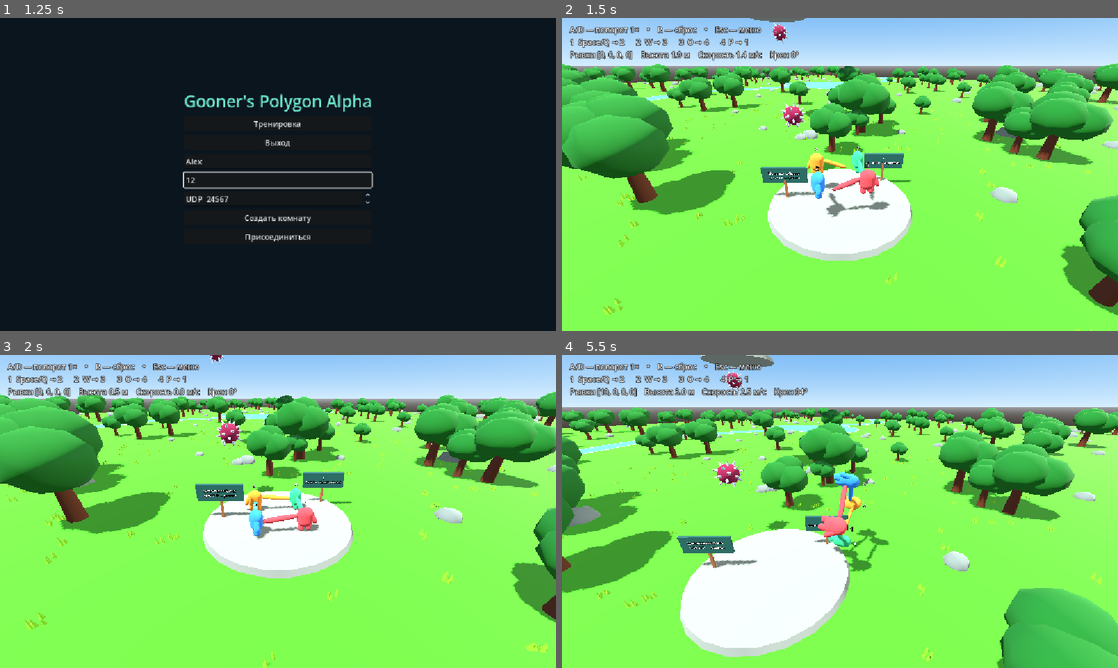
Above: before the commit, frames 1-4 (two rows, left to right).
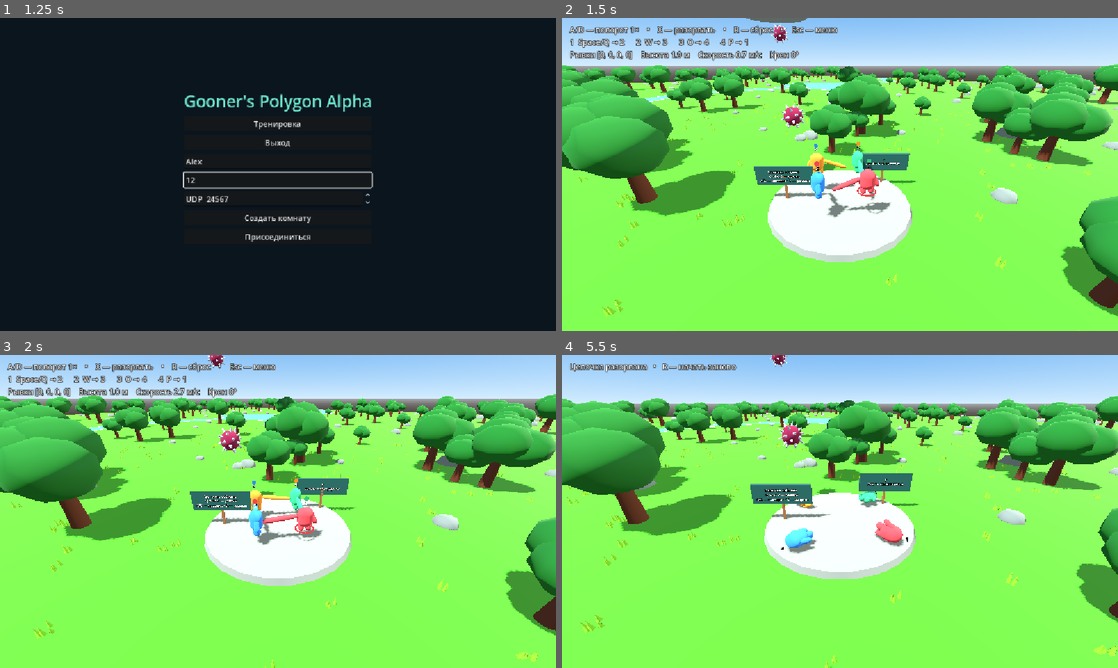
Above: after the commit, the same moments.

Repository: 1Lamotrigine/goll-shtur
Game: Godot game, scene res://ui/main_menu.tscn
Two runs of this game, one before a commit and one after it. Both use one fixed random seed, a clock stepped at 60 frames per second and the inputs below.
Inputs (mouse positions are in pixels of both pictures, inside the frame that each line leads up to):
- Up to frame 1 (1.25 s): click (278, 161) at 0.52 s; type "Alex" at 0.6 s; click (278, 180) at 0.75 s; type "12" at 0.83 s
- Up to frame 2 (1.5 s): click "Тренировка" at 1.25 s
- Up to frame 3 (2 s): no input
- Up to frame 4 (5.5 s): tap Enter at 2 s; move the mouse to (962, 495) at 2.02 s; hold D 2.03-2.78 s; tap X at 2.1, 4.55 s; click (962, 495) at 2.17 s; tap Space at 2.27, 2.57, 3.02, 3.32, 3.8, 4.35, 4.52, 4.82, 5.27 s; tap E at 2.3, 2.85, 5.3 s; move the mouse to (728, 527) at 2.77 s; hold S 2.78-3.53 s; tap J at 3.05, 3.6 s; move the mouse to (895, 442) at 3.52 s; hold D 3.53-5.03 s; move the mouse to (812, 574) at 4.27 s; click (812, 574) at 4.42 s; move the mouse to (1006, 558) at 5.02 s; hold A from 5.03 s (still down); tap Q (pull_0) at 5.1 s

Frame 1 is identical in both runs. In frame 2, 5.6% of the frame differs, in the area x 0-100%, y 0-100%; in frame 3, 19%; in frame 4, 50%.

Commit message:
X E

Diff:
--- a/levels/network_arena.gd
+++ b/levels/network_arena.gd
@@ -6,6 +6,12 @@
 @export_range(1.0, 10.0, 0.1) var link_distance := 4.5
 var votes := []
 var joined := false
+var prompts: Array[Label3D] = []
+var conflicts: Array[Label3D] = []
+var warn_until := PackedInt64Array()
+var target_positions := PackedVector3Array()
+var target_pose := Transform3D.IDENTITY
+var received := false
 var local_slot: int
 var tick := 0
 @onready var body := $Polygon
@@ -36,6 +42,21 @@
 		mat.albedo_color = body.COLORS[body.color_slots[i]]
 		avatar.paint(mat)
 		avatar.get_node("Number").text = str(i + 1)
+		body.CUES.lifter(avatar, body.COLORS[body.color_slots[posmod(i-1,members.size())]])
+		if i == local_slot:
+			body.CUES.ring(avatar, Vector3.DOWN * 0.46, mat.albedo_color)
+		var prompt := Label3D.new()
+		prompt.billboard = BaseMaterial3D.BILLBOARD_ENABLED
+		walker.add_child(prompt)
+		prompt.position.y = 1.65
+		prompts.append(prompt)
+		warn_until.append(0)
+		var indicator := Label3D.new()
+		indicator.billboard = BaseMaterial3D.BILLBOARD_ENABLED
+		indicator.modulate = mat.albedo_color
+		body.add_child(indicator)
+		indicator.position = body.slots[i] + Vector3.UP * 2
+		conflicts.append(indicator)
 		walkers.append(walker)
 
 func _physics_process(delta: float) -> void:
@@ -50,7 +71,7 @@
 				var move: Vector2 = directions[i].rotated(-atan2(7,9)) * 5
 				walker.velocity.x = move.x
 				walker.velocity.z = move.y
-				walker.velocity.y -= 9.8 * delta
+				walker.velocity.y -= walker.get_gravity().length() * delta
 				walker.move_and_slide()
 				walker.get_node("Player").speed = walker.get_real_velocity()
 				walker.get_node("Player").grounded = walker.is_on_floor()
@@ -65,6 +86,11 @@
 			if turn_balance != 0:
 				body.sleeping = false
 		if not joined and votes.has(true) and not group_is_close():
+			for a in walkers.size():
+				for b in range(a+1, walkers.size()):
+					if walkers[a].position.distance_to(walkers[b].position) > link_distance:
+						warn_until[a] = tick + 60
+						warn_until[b] = tick + 60
 			votes.fill(false)
 		if joined and body.position.y < -10:
 			body.global_transform = body.spawn
@@ -78,28 +104,50 @@
 				velocities.append(walker.get_real_velocity())
 				grounded.append(int(walker.is_on_floor()))
 				positions.append(walker.position)
-			snapshot.rpc(positions, velocities, grounded, body.transform, votes, joined)
+			snapshot.rpc(positions, velocities, grounded, body.transform, votes, joined, directions, warn_until, tick)
 	elif tick % 2 == 0:
 		movement.rpc_id(1, direction)
-	var focus: Vector3 = body.position if joined else walkers[local_slot].position
-	$Camera.position = focus + Vector3(7,6,9)
-	$Camera.look_at(focus)
+	var left := false
+	var right := false
+	for d: Vector2 in directions:
+		left = left or d.x < 0
+		right = right or d.x > 0
+	for i in walkers.size():
+		conflicts[i].text = ("←" if directions[i].x < 0 else "→") if joined and left and right and directions[i].x != 0 else ""
+		prompts[i].modulate = Color.ORANGE_RED if tick < warn_until[i] else Color.WHITE
+		prompts[i].text = "Слишком далеко" if tick < warn_until[i] else ("✓" if votes[i] else ("E — взяться за руки" if i == local_slot and group_is_close() else ""))
 	$Overlay/Hud.text = "Игрок %d   •   Esc — выйти\n" % (local_slot+1)
-	$Overlay/Hud.text += "A/D — поворот   Space — поднять соседа" if joined else "WASD — ходьба   Space — прыжок   J — соединиться (%d/%d)" % [votes.count(true), members.size()]
+	$Overlay/Hud.text += "A/D — поворот   Space — поднять соседа   X — разорвать" if joined else "WASD — ходьба   Space — прыжок   E — соединиться (%d/%d)" % [votes.count(true), members.size()]
 
 	if not joined and not group_is_close():
 		$Overlay/Hud.text += "\nСоберитесь ближе: между любыми двумя игроками — до %.1f м" % link_distance
+
+func _process(delta: float) -> void:
+	if not multiplayer.is_server() and received:
+		var weight := 1.0 - exp(-30 * delta)
+		body.transform = body.transform.interpolate_with(target_pose, weight)
+		for i in walkers.size():
+			walkers[i].position = walkers[i].position.lerp(target_positions[i], weight)
+	var focus: Vector3 = body.position if joined else walkers[local_slot].position
+	var offset := Vector3(7,6,9)
+	$Camera.position = $Camera.position.lerp(focus + offset, 1.0-exp(-16*delta))
+	$Camera.look_at($Camera.position-offset)
 
 func _unhandled_key_input(event: InputEvent) -> void:
 	if not event is InputEventKey or not event.pressed or event.echo:
 		return
 	if event.physical_keycode == KEY_ESCAPE:
 		get_parent().close_room("Вы вышли из комнаты")
-	elif event.physical_keycode in [KEY_SPACE, KEY_J]:
+	elif event.physical_keycode == KEY_X and joined:
 		if multiplayer.is_server():
-			act(local_slot, event.physical_keycode == KEY_J)
+			break_chain(body.position)
 		else:
-			action.rpc_id(1, event.physical_keycode == KEY_J)
+			request_break.rpc_id(1)
+	elif event.physical_keycode in [KEY_SPACE, KEY_E]:
+		if multiplayer.is_server():
+			act(local_slot, event.physical_keycode == KEY_E)
+		else:
+			action.rpc_id(1, event.physical_keycode == KEY_E)
 
 @rpc("any_peer","unreliable_ordered")
 func movement(direction: Vector2) -> void:
@@ -113,6 +161,16 @@
 	if multiplayer.is_server() and members.has(id):
 		act(members[id].slot, link)
 
+@rpc("any_peer","reliable")
+func request_break() -> void:
+	if multiplayer.is_server() and members.has(multiplayer.get_remote_sender_id()):
+		break_chain(body.position)
+
+@rpc("authority","reliable")
+func remote_flash(target: int) -> void:
+	if joined:
+		body.flash_target(target)
+
 func group_is_close() -> bool:
 	for i in walkers.size():
 		for j in range(i + 1, walkers.size()):
@@ -123,7 +181,8 @@
 func act(slot: int, link: bool) -> void:
 	if joined:
 		if not link:
-			body.request_pull(slot)
+			if body.request_pull(slot) and not multiplayer.get_peers().is_empty():
+				remote_flash.rpc((slot + 1) % walkers.size())
 	elif link:
 		if not group_is_close():
 			votes.fill(false)
@@ -176,13 +235,22 @@
 		body.freeze = false
 
 @rpc("authority","unreliable_ordered")
-func snapshot(positions: PackedVector3Array, velocities: PackedVector3Array, grounded: PackedByteArray, pose: Transform3D, ready_votes: Array, linked: bool) -> void:
+func snapshot(positions: PackedVector3Array, velocities: PackedVector3Array, grounded: PackedByteArray, pose: Transform3D, ready_votes: Array, linked: bool, inputs: Array, warnings: PackedInt64Array, host_tick: int) -> void:
+	directions = inputs
+	for i in walkers.size():
+		warn_until[i] = tick + maxi(0, warnings[i] - host_tick)
+	target_positions = positions
+	target_pose = pose
+	var snap: bool = not received or joined != linked or body.position.distance_to(pose.origin) > 8
+	received = true
 	votes = ready_votes
 	for i in members.size():
-		walkers[i].position = positions[i]
+		if snap or walkers[i].position.distance_to(positions[i]) > 8:
+			walkers[i].position = positions[i]
 		walkers[i].get_node("Player").speed = velocities[i]
 		walkers[i].get_node("Player").grounded = bool(grounded[i])
-	body.transform = pose
+	if snap:
+		body.transform = pose
 	if linked and not joined:
 		set_joined()
 	elif not linked and joined:
--- a/levels/sky_course.gd
+++ b/levels/sky_course.gd
@@ -13,9 +13,9 @@
 			var copy := meadow.get_node(template).duplicate() as Node3D
 			add_child(copy)
 			copy.position += landing
-	var instruction := "Подойдите ближе\nКаждый нажимает J"
+	var instruction := "Подойдите ближе\nE — взяться за руки\nSpace — рывок · X — разрыв"
 	if multiplayer.multiplayer_peer is OfflineMultiplayerPeer or multiplayer.multiplayer_peer == null:
-		instruction = "Цепочка собрана\nQ W O P — рывки"
+		instruction = "Цепочка собрана\nQ W O P — рывки\nA/D — поворот · X — разрыв"
 	signboard(Vector3(-3, 0, 2), instruction)
 	signboard(Vector3(1, 0, -4), "↑\nЛетите к платформам")
 	var rng := RandomNumberGenerator.new()
@@ -50,7 +50,7 @@
 	post.material = material(Color("#915d36"))
 	visual(board, post, Vector3.UP * 0.85)
 	var panel := BoxMesh.new()
-	panel.size = Vector3(2.9, 1.1, 0.14)
+	panel.size = Vector3(3.7, 1.3, 0.14)
 	panel.material = material(Color("#22534a"))
 	visual(board, panel, Vector3.UP * 1.7)
 	var label := Label3D.new()
--- a/levels/test_arena.gd
+++ b/levels/test_arena.gd
@@ -29,12 +29,14 @@
 		hud.text = "Цепочка разорвана   •   R — начать заново"
 		return
 	var tilt := rad_to_deg(Vector3.UP.angle_to(body.global_basis.y))
-	hud.text = "A/D — поворот 1×    •    R — сброс    •    Esc — меню\n1  Space/Q → 2      2  W → 3      3  O → 4      4  P → 1\nРывки %s    Высота %.1f м    Скорость %.1f м/с    Крен %.0f°" % [
+	hud.text = "A/D — поворот 1×    •    X — разорвать    •    R — сброс    •    Esc — меню\n1  Space/Q → 2      2  W → 3      3  O → 4      4  P → 1\nРывки %s    Высота %.1f м    Скорость %.1f м/с    Крен %.0f°" % [
 		str(body.counts), body.position.y, body.linear_velocity.length(), tilt]
 
 
 func _unhandled_input(event: InputEvent) -> void:
-	if event.is_action_pressed("ui_cancel", false):
+	if event is InputEventKey and event.pressed and not event.echo and event.physical_keycode == KEY_X:
+		break_chain(body.position)
+	elif event.is_action_pressed("ui_cancel", false):
 		get_tree().change_scene_to_file("res://ui/main_menu.tscn")
 
 func break_chain(origin: Vector3) -> void:
--- a/physics/polygon_controller.gd
+++ b/physics/polygon_controller.gd
@@ -22,10 +22,34 @@
 @export_range(5.0, 55.0, 1.0) var turn_degrees_per_vote := 35.0
 var control_yaw := false
 var turn_votes := 0
+const CUES = preload("res://player/flight_cues.gd")
+var local_slot := 0
+var arrow: Node3D
+
+func flash_target(target: int) -> void:
+	var flash := CUES.ring(self, slots[target] + Vector3.DOWN * 0.42, Color.WHITE)
+	var tween := create_tween()
+	tween.tween_property(flash, "scale", Vector3.ONE * 1.65, 0.18)
+	tween.tween_callback(flash.queue_free)
+
+func _process(_delta: float) -> void:
+	var tilt := global_basis.y.slide(Vector3.UP)
+	arrow.hide()
+	if not is_visible_in_tree() or tilt.length_squared() < 0.0004:
+		return
+	var query := PhysicsRayQueryParameters3D.create(global_position, global_position + Vector3.DOWN * 500, 1, [get_rid()])
+	var hit := get_world_3d().direct_space_state.intersect_ray(query)
+	if not hit.is_empty():
+		arrow.global_position = hit.position + Vector3.UP * 0.08
+		arrow.look_at(arrow.global_position + tilt, Vector3.UP)
+		arrow.show()
+
 var spawn: Transform3D
 
 func _ready() -> void:
 	spawn = global_transform
+	arrow = CUES.arrow(self)
+	pull_accepted.connect(func(_source, target): flash_target(target))
 	cooldown.resize(color_slots.size())
 	counts.resize(color_slots.size())
 	for i in color_slots.size():
@@ -38,6 +62,9 @@
 		var material := StandardMaterial3D.new()
 		material.albedo_color = COLORS[color_slots[i]]
 		avatar.paint(material)
+		CUES.lifter(avatar, COLORS[color_slots[(i-1+color_slots.size()) % color_slots.size()]])
+		if i == local_slot:
+			CUES.ring(avatar, Vector3.DOWN * 0.46, material.albedo_color)
 		avatar.get_node("Number").text = str(i + 1)
 		var shape := CapsuleShape3D.new()
 		shape.radius = 0.36
@@ -86,5 +113,5 @@
 	state.linear_velocity = (vertical + horizontal.limit_length(max_horizontal_speed)).limit_length(max_linear_speed)
 	var spin := state.angular_velocity.limit_length(max_angular_speed)
 	if control_yaw:
-		spin.y = deg_to_rad(turn_degrees_per_vote) * turn_votes
+		spin.y = deg_to_rad(clampf(turn_degrees_per_vote * turn_votes, -70, 70))
 	state.angular_velocity = spin
--- /dev/null
+++ b/player/flight_cues.gd
@@ -0,0 +1,41 @@
+extends Node3D
+
+static func mesh_at(parent: Node3D, mesh: Mesh, offset: Vector3, color: Color) -> MeshInstance3D:
+	var node := MeshInstance3D.new()
+	var material := StandardMaterial3D.new()
+	material.shading_mode = BaseMaterial3D.SHADING_MODE_UNSHADED
+	material.albedo_color = color
+	node.mesh = mesh
+	node.material_override = material
+	parent.add_child(node)
+	node.position = offset
+	return node
+
+static func ring(parent: Node3D, offset: Vector3, color: Color) -> MeshInstance3D:
+	var mesh := TorusMesh.new()
+	mesh.inner_radius = 0.48
+	mesh.outer_radius = 0.56
+	return mesh_at(parent, mesh, offset, color)
+
+static func lifter(parent: Node3D, color: Color) -> void:
+	var sphere := SphereMesh.new()
+	sphere.radius = 0.13
+	sphere.height = 0.26
+	mesh_at(parent, sphere, Vector3.UP * 1.48, color)
+
+static func arrow(parent: Node3D) -> Node3D:
+	var root := Node3D.new()
+	parent.add_child(root)
+	root.top_level = true
+	var shaft := BoxMesh.new()
+	shaft.size = Vector3(0.18,0.05,1.4)
+	mesh_at(root, shaft, Vector3(0,0,-0.7), Color.GOLD)
+	var tip := CylinderMesh.new()
+	tip.radial_segments = 3
+	tip.height = 0.05
+	tip.top_radius = 0.5
+	tip.bottom_radius = 0.5
+	var head := mesh_at(root, tip, Vector3(0,0,-1.55), Color.GOLD)
+	head.rotation.y = PI
+	root.hide()
+	return root
--- a/project.godot
+++ b/project.godot
@@ -51,6 +51,8 @@
 
 [physics]
 
+3d/default_gravity=4.9
+
 3d/physics_engine="Jolt Physics"
 
 [rendering]
--- a/tests/lobby.gd
+++ b/tests/lobby.gd
@@ -19,6 +19,8 @@
 	var deadline := Time.get_ticks_msec() + 9000
 	var sent := false
 	var voted := false
+	var saw_chain := false
+	var release_at := 0
 	while Time.get_ticks_msec() < deadline:
 		await process_frame
 		if lobby.members.size() != expected:
@@ -34,8 +36,17 @@
 				lobby.arena.act(0, true)
 			else:
 				lobby.arena.action.rpc_id(1, true)
-		if lobby.arena and lobby.arena.joined:
-			print("PASS room discovered, arena started, chain joined ", lobby.multiplayer.get_unique_id())
+		if lobby.arena and lobby.arena.joined and not saw_chain:
+			saw_chain = true
+			release_at = Time.get_ticks_msec() + 200
+		if saw_chain and not host and lobby.arena.local_slot == 1 and release_at > 0 and Time.get_ticks_msec() >= release_at:
+			release_at = 0
+			var key := InputEventKey.new()
+			key.physical_keycode = KEY_X
+			key.pressed = true
+			Input.parse_input_event(key)
+		if saw_chain and lobby.arena and not lobby.arena.joined:
+			print("PASS room discovered, arena started, chain joined and released by guest ", lobby.multiplayer.get_unique_id())
 			await create_timer(0.7 if host else 0.5).timeout
 			quit(0)
 			return
--- a/ui/main_menu.gd
+++ b/ui/main_menu.gd
@@ -219,6 +219,7 @@
 		colors.append(members[ids[i]].slot)
 		arena.members[ids[i]].slot = i
 	arena.get_node("Polygon").color_slots = colors
+	arena.get_node("Polygon").local_slot = arena.members[multiplayer.get_unique_id()].slot
 	add_child(arena)
 	$Background.hide()
 	$Center.hide()
Not shown, added: player/flight_cues.gd.uid
